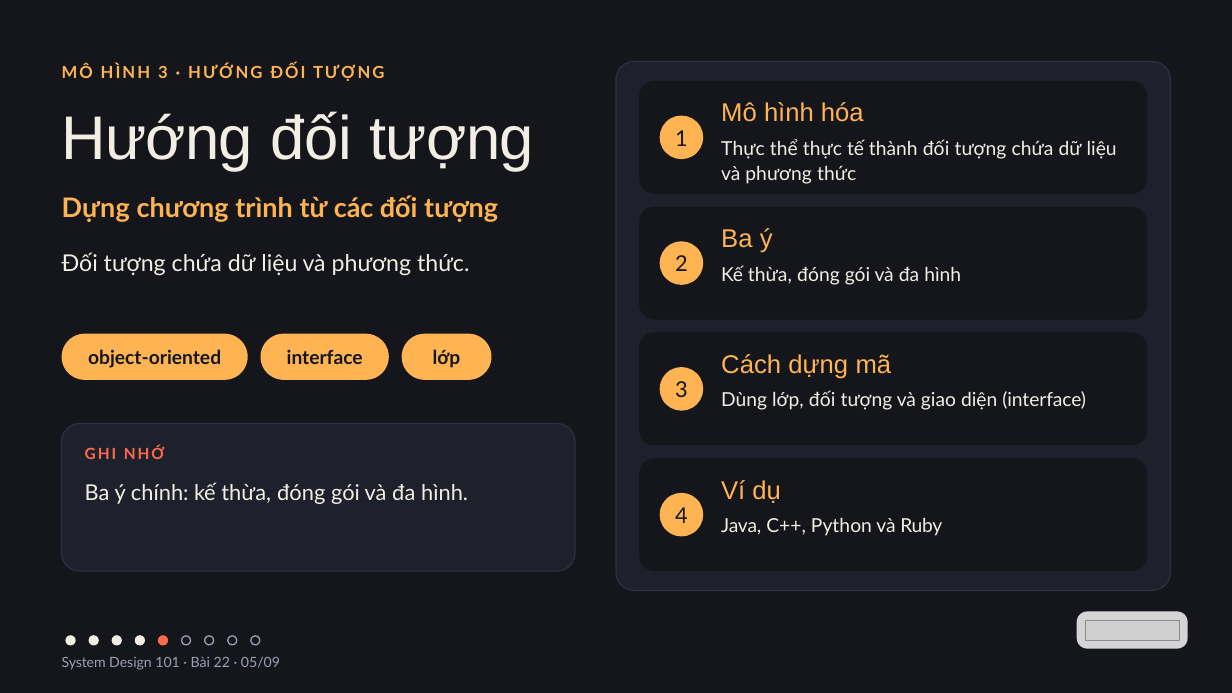
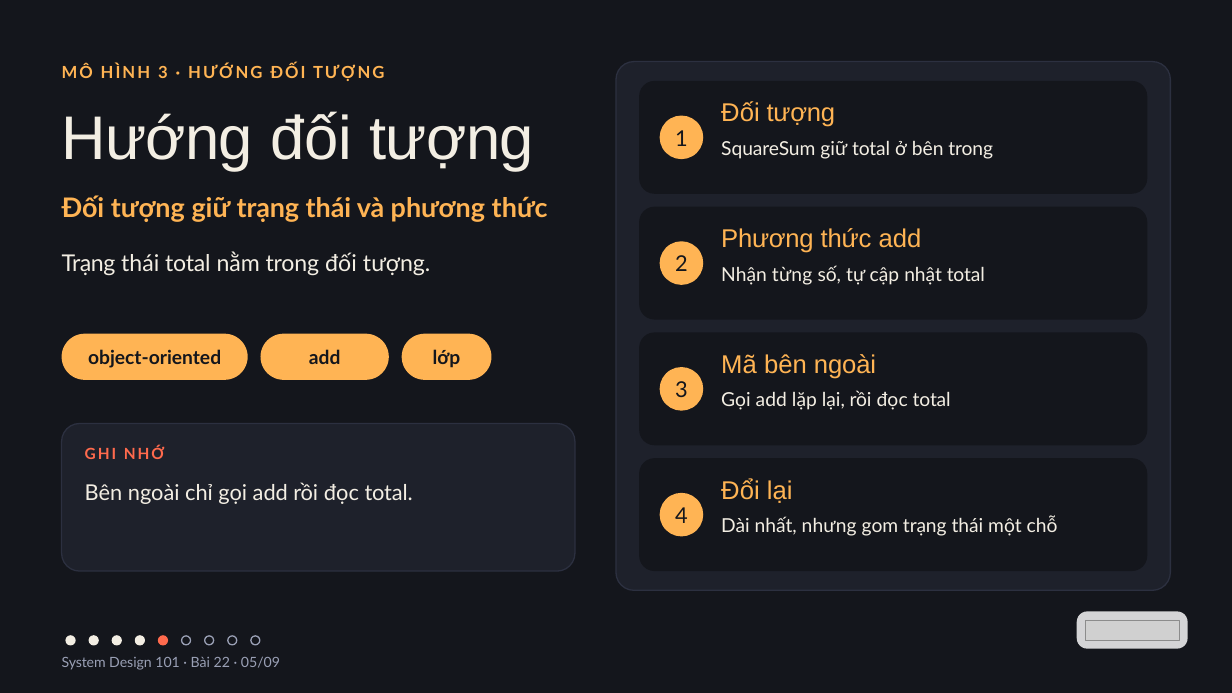
Before and after one commit to vohoailinh90/tool-marketing-studio, a slide deck: slide 5 of system-design-101/vi/lessons/sd-10-022/slides/sd-10-022.pptx. Drawn at 1232x693 pixels with LibreOffice and Linux fonts; fonts in the diff are those of the drawing; grey boxes stand for pictures. Boxes give left, top, right and bottom in pixels: in the first picture for what was removed or moved away, otherwise in the second. Text is boxed around its words. In the diff, an @@ line names an element or a change of style, - is before the commit and + after.

```diff
--- a/system-design-101/vi/lessons/sd-10-022/slides/sd-10-022.pptx
+++ b/system-design-101/vi/lessons/sd-10-022/slides/sd-10-022.pptx
@@ text at <box>721,101,836,127</box>: text changed @@
-Mô hình hóa
+Đối tượng
@@ text at <box>721,140,993,159</box>: text changed @@
-Thực thể thực tế thành đối tượng chứa dữ liệu và phương thức
+SquareSum giữ total ở bên trong
@@ text at <box>62,195,548,222</box>: text changed @@
-Dựng chương trình từ các đối tượng
+Đối tượng giữ trạng thái và phương thức
@@ text at <box>721,228,922,253</box>: text changed @@
-Ba ý
+Phương thức add
@@ text at <box>62,251,431,276</box>: text changed @@
-Đối tượng chứa dữ liệu và phương thức.
+Trạng thái total nằm trong đối tượng.
@@ text at <box>721,265,985,285</box>: text changed @@
-Kế thừa, đóng gói và đa hình
+Nhận từng số, tự cập nhật total
@@ text in rounded rectangle at <box>309,349,341,364</box>: text changed @@
-interface
+add
@@ text at <box>721,354,876,379</box>: text changed @@
-Cách dựng mã
+Mã bên ngoài
@@ text at <box>721,390,951,410</box>: text changed @@
-Dùng lớp, đối tượng và giao diện (interface)
+Gọi add lặp lại, rồi đọc total
@@ text at <box>721,478,793,503</box>: text changed @@
-Ví dụ
+Đổi lại
@@ text at <box>85,482,413,504</box>: text changed @@
-Ba ý chính: kế thừa, đóng gói và đa hình.
+Bên ngoài chỉ gọi add rồi đọc total.
@@ text at <box>721,516,1058,536</box>: text changed @@
-Java, C++, Python và Ruby
+Dài nhất, nhưng gom trạng thái một chỗ
```
Also in this commit, not shown: 8 other slides changed.
